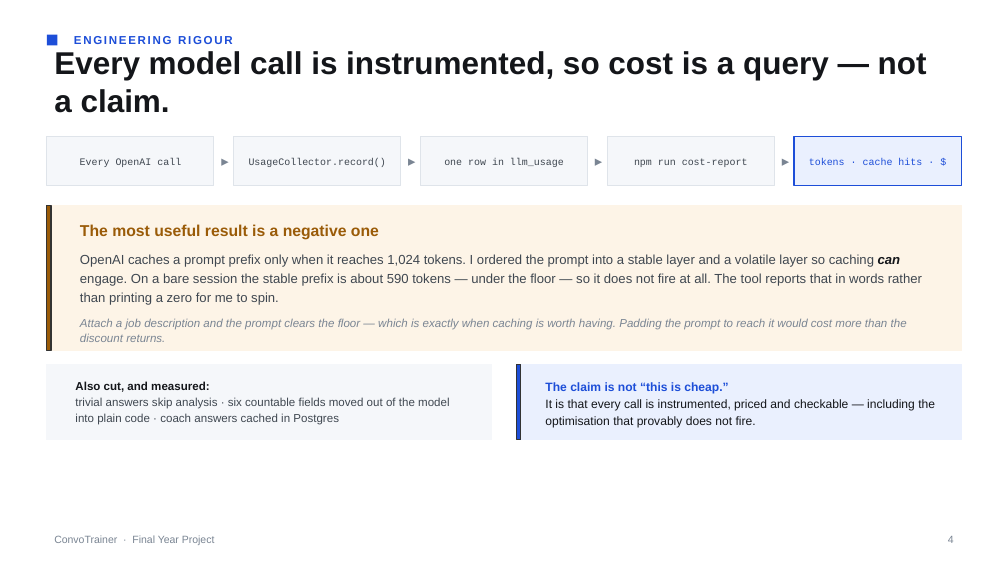
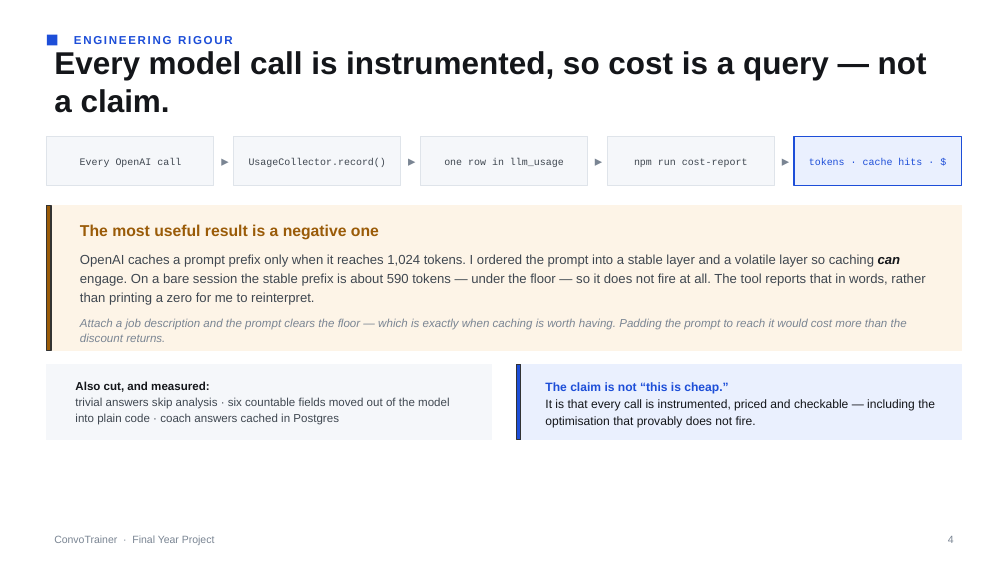
Before and after one commit to DylanTYX/social-interaction-app, a slide deck: slide 4 of docs/presentation/FYP-demo.pptx. Drawn at 1008x567 pixels with LibreOffice and Linux fonts; fonts in the diff are those of the drawing. Boxes give left, top, right and bottom in pixels: in the first picture for what was removed or moved away, otherwise in the second. Text is boxed around its words. In the diff, an @@ line names an element or a change of style, - is before the commit and + after.

```diff
--- a/docs/presentation/FYP-demo.pptx
+++ b/docs/presentation/FYP-demo.pptx
@@ text at [80, 254, 925, 305]: text changed @@
-OpenAI caches a prompt prefix only when it reaches 1,024 tokens. I ordered the prompt into a stable layer and a volatile layer so caching can engage. On a bare session the stable prefix is about 590 tokens — under the floor — so it does not fire at all. The tool reports that in words rather than printing a zero for me to spin.
+OpenAI caches a prompt prefix only when it reaches 1,024 tokens. I ordered the prompt into a stable layer and a volatile layer so caching can engage. On a bare session the stable prefix is about 590 tokens — under the floor — so it does not fire at all. The tool reports that in words, rather than printing a zero for me to reinterpret.
```
Also in this commit, not shown: 3 other slides changed, 2 other files.
